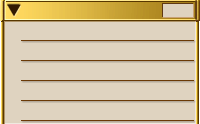
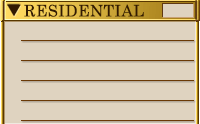
Layers edited between the first and the second 200 × 124 image:
added layer "RESIDENTIAL" above "Layer 2" over bbox(24, 4, 144, 17)
